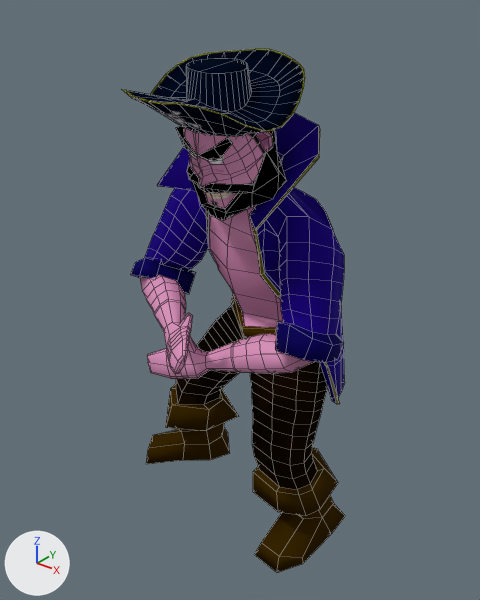
The OBJ model assets/Animacion/Pirata/Celebracion/PirataCelebracion_000170.obj, before and after one commit.
Both versions are drawn from a 50 mm lens placed at (4.97, -6.26, 7.57), pointed at (-0.17, 0.16, 3.59). Lighting does not change. The marker at lower left points along +X, +Y and +Z. Mesh edges are drawn as thin lines. Where no turn or scale is listed for an object, it has been applied to the vertices.

Script lines for the objects in view, before the commit:
```python
me_pirata_piratah = bpy.data.meshes.new('Pirata_PirataH')
me_pirata_piratah.from_pydata(...)  # 1340 vertices, 1341 faces; spans x -2.12..1.74, y -1.93..1.4, z -0.01..6.85
me_pirata_piratah.materials.append(mat_piratamat)
ob_pirata_piratah = bpy.data.objects.new('Pirata_PirataH', me_pirata_piratah)
ob_pirata_piratah.location = (0.0, 0.0, 0.0)
```
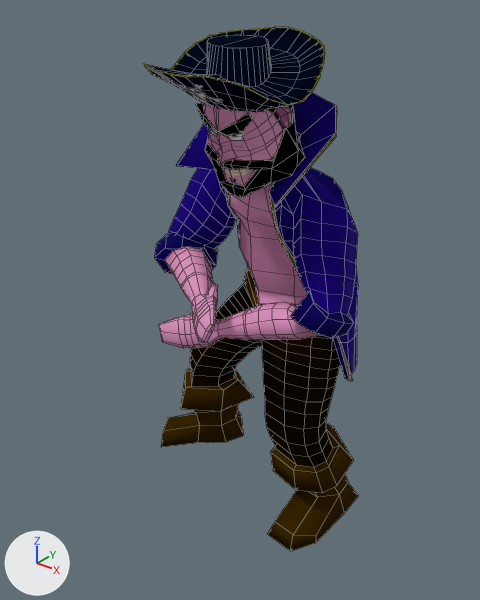
Patch to the scene script:
```diff
--- a/assets/Animacion/Pirata/Celebracion/PirataCelebracion_000170.obj.py
+++ b/assets/Animacion/Pirata/Celebracion/PirataCelebracion_000170.obj.py
@@ me_pirata_piratah @@
 # used by ob_pirata_piratah; location = (0.0, 0.0, 0.0)
-me_pirata_piratah.from_pydata(...)  # 1340 vertices, 1341 faces; spans x -2.12..1.74, y -1.93..1.4, z -0.01..6.85
+me_pirata_piratah.from_pydata(...)  # 1340 vertices, 1341 faces; spans x -2.31..1.59, y -1.48..1.94, z -0.07..7.05
+# me_pirata_piratah part 1: the loose piece of 216 vertices spanning x -0.59..1.25, y -1.86..0.04, z 5.96..6.85 is scaled about its middle by 1.04, then moved by (-0.11, 0.47, 0.18)
+# me_pirata_piratah part 2: 1124 of 1340 vertices moved; they spanned x -2.12..1.74, y -1.93..1.4, z -0.01..6.59 and now span x -2.31..1.59, y -1.48..1.94, z -0.07..6.78; mean shift (-0.12, 0.5, 0.11); largest move (-0.71, -0.56, 3.83) -> (-0.72, 0.06, 4.24)
 me_pirata_piratah.materials.append(mat_piratamat)
```

Pixel boxes [x1, y1, x2, y2] of what changed, in the pictures (480 x 600 px; the box of a moved part takes in the faces that stretch with it):
'Pirata_PirataH', reshaped: before [122, 49, 345, 573]; after [144, 27, 358, 551]
part 1 of me_pirata_piratah, moved or reshaped: before [122, 49, 305, 137]; after [144, 27, 325, 112]
part 2 of me_pirata_piratah, moved or reshaped: before [130, 113, 345, 573]; after [154, 92, 358, 551]
